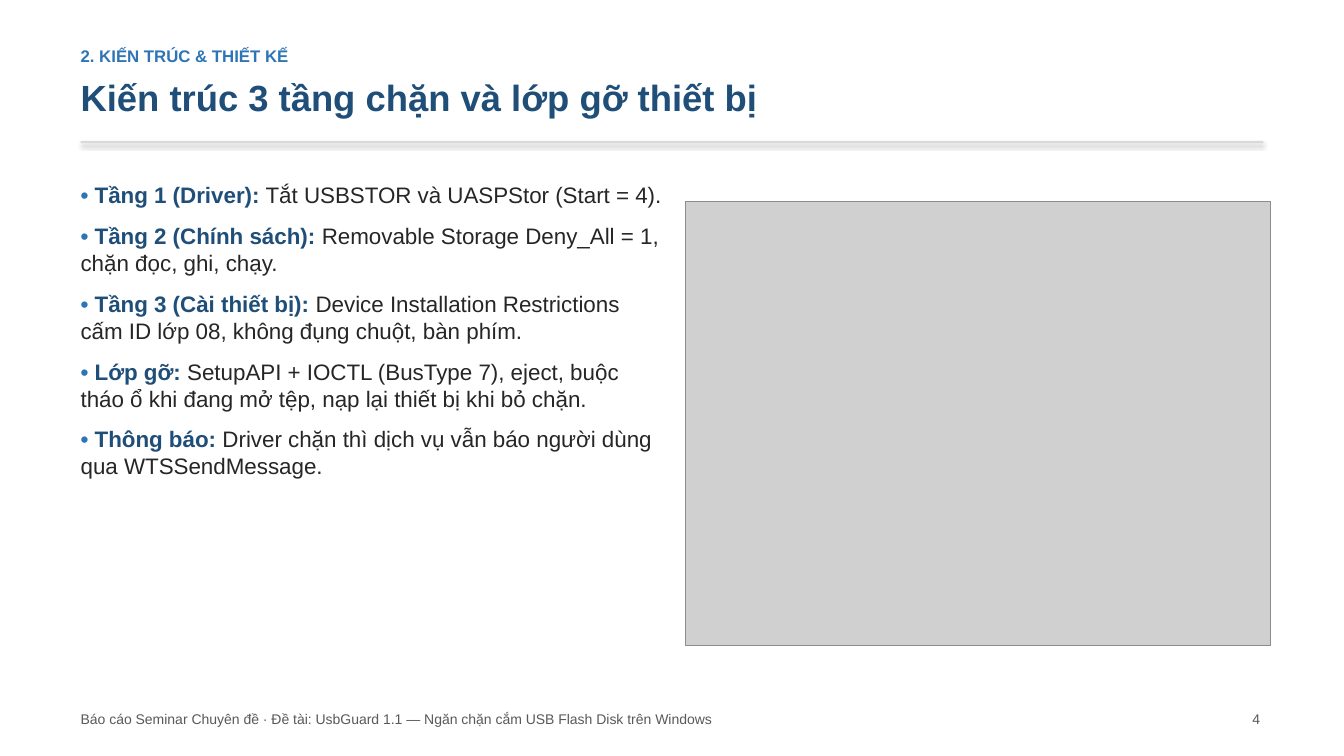
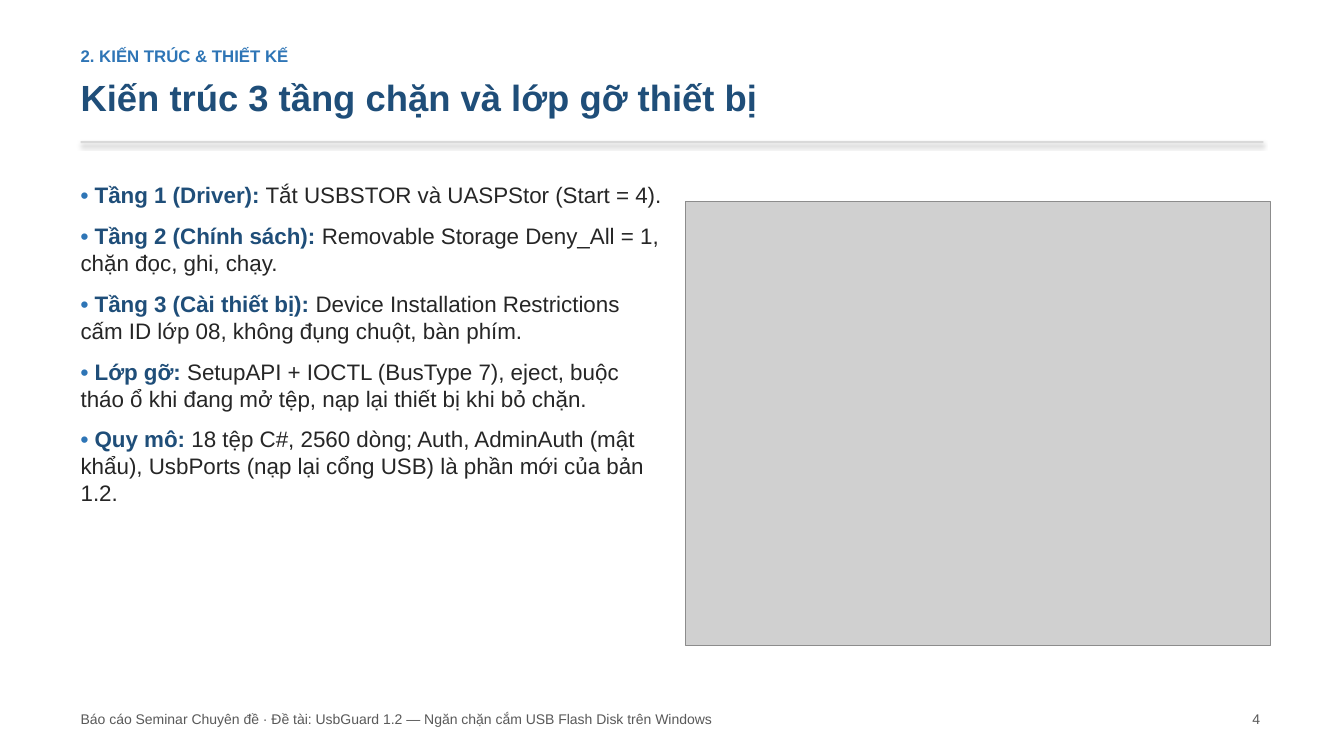
Before and after one commit to hungphamwp/usbguard, a slide deck: slide 4 of slide/SLIDE-UsbGuard.pptx. Drawn at 1344x756 pixels with LibreOffice and Linux fonts; fonts in the diff are those of the drawing; grey boxes stand for pictures. Boxes give left, top, right and bottom in pixels: in the first picture for what was removed or moved away, otherwise in the second. Text is boxed around its words. In the diff, an @@ line names an element or a change of style, - is before the commit and + after.

```diff
--- a/slide/SLIDE-UsbGuard.pptx
+++ b/slide/SLIDE-UsbGuard.pptx
@@ text at bbox=[81, 430, 643, 501]: text changed @@
-• Thông báo: Driver chặn thì dịch vụ vẫn báo người dùng qua WTSSendMessage.
+• Quy mô: 18 tệp C#, 2560 dòng; Auth, AdminAuth (mật khẩu), UsbPorts (nạp lại cổng USB) là phần mới của bản 1.2.
@@ text at bbox=[81, 713, 712, 727]: text changed @@
-Báo cáo Seminar Chuyên đề · Đề tài: UsbGuard 1.1 — Ngăn chặn cắm USB Flash Disk trên Windows
+Báo cáo Seminar Chuyên đề · Đề tài: UsbGuard 1.2 — Ngăn chặn cắm USB Flash Disk trên Windows
```
Also in this commit, not shown: 16 other slides changed, 2 slides added, 1 slide removed, 15 other files.
